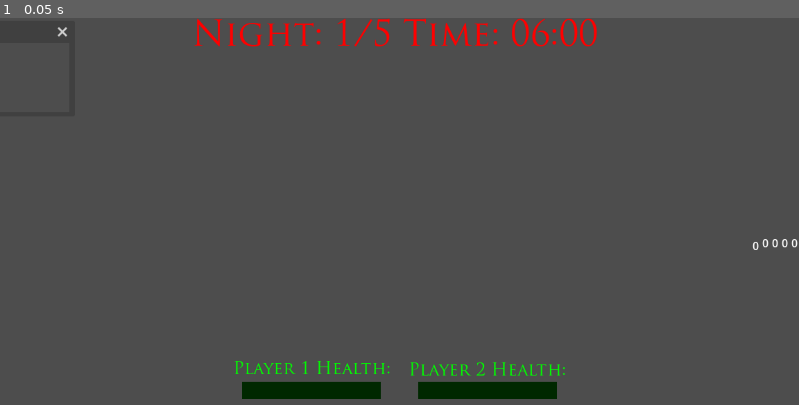
Above: before the commit, frame 1.
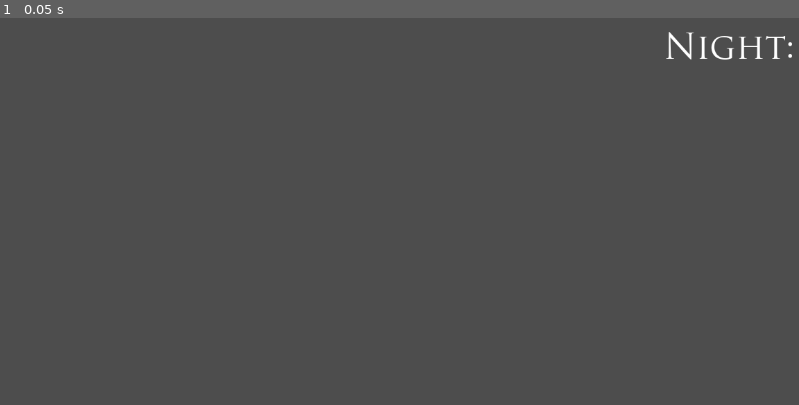
Above: after the commit, the same moment.

Repository: alexisnrlewis/Surviving-the-Darkness
Game: Godot game, scene res://assets/scenes/Game.tscn
The game is run twice, just before and just after one commit, with the same random seed, the same clock (stepped at 60 frames per second) and the same inputs. This scene is started directly instead of the project's main scene.
Inputs:
- Up to frame 1 (0.05 s): no input

The runs differ from the first frame. In frame 1, 3.2% of the frame differs, in the area x 7-100%, y 0-99%.

Commit message:
Add UI elements and game files

Diff:
--- /dev/null
+++ b/TransitionMenu.tscn
@@ -0,0 +1,25 @@
+[gd_scene load_steps=2 format=3 uid="uid://blgf7r0ho3jqs"]
+
+[ext_resource type="FontFile" uid="uid://bqeasmhefa2v6" path="res://assets/fonts/Trajan Pro Regular.ttf" id="1_clgsr"]
+
+[node name="TransitionMenu1" type="Control"]
+layout_mode = 3
+anchors_preset = 0
+
+[node name="ColorRect" type="ColorRect" parent="."]
+layout_mode = 0
+offset_left = -11.0
+offset_top = 11.0
+offset_right = 4262.0
+offset_bottom = 2513.0
+color = Color(0, 0, 0, 1)
+
+[node name="Night2Label" type="Label" parent="."]
+layout_mode = 0
+offset_left = 1828.0
+offset_top = 1084.0
+offset_right = 2272.0
+offset_bottom = 1184.0
+theme_override_fonts/font = ExtResource("1_clgsr")
+theme_override_font_sizes/font_size = 100
+text = "Night 2..."
--- /dev/null
+++ b/assets/scenes/EndingTransitionMenu.tscn
@@ -0,0 +1,27 @@
+[gd_scene load_steps=2 format=3 uid="uid://bkwxk516t5x2k"]
+
+[ext_resource type="FontFile" uid="uid://bqeasmhefa2v6" path="res://assets/fonts/Trajan Pro Regular.ttf" id="1_y7rxo"]
+
+[node name="EndingTransitionMenu" type="Control"]
+layout_mode = 3
+anchors_preset = 15
+anchor_right = 1.0
+anchor_bottom = 1.0
+grow_horizontal = 2
+grow_vertical = 2
+
+[node name="ColorRect" type="ColorRect" parent="."]
+layout_mode = 0
+offset_right = 3016.0
+offset_bottom = 2514.0
+color = Color(0, 0, 0, 1)
+
+[node name="EndLabel" type="Label" parent="."]
+layout_mode = 0
+offset_left = 510.0
+offset_top = 1121.0
+offset_right = 2606.0
+offset_bottom = 1221.0
+theme_override_fonts/font = ExtResource("1_y7rxo")
+theme_override_font_sizes/font_size = 100
+text = "Congrats, you survived all 5 nights!"
--- /dev/null
+++ b/assets/scenes/EnemyHealthBar.gd
@@ -0,0 +1,12 @@
+extends ProgressBar
+
+func _ready():
+	max_value = get_parent().max_health
+	value = get_parent().current_health
+
+func update_health(current, maximum):
+	max_value = maximum
+	value = current
+
+	# Hide when full health
+	visible = current < maximum
--- /dev/null
+++ b/assets/scenes/EnemyHealthBar.tscn
@@ -0,0 +1,31 @@
+[gd_scene load_steps=2 format=3 uid="uid://cqfkgecmj8w1r"]
+
+[ext_resource type="Script" uid="uid://dabynlka8y0an" path="res://assets/scenes/EnemyHealthBar.gd" id="1_x7r07"]
+
+[node name="EnemyHealthBar" type="Control"]
+layout_mode = 3
+anchors_preset = 15
+anchor_right = 1.0
+anchor_bottom = 1.0
+grow_horizontal = 2
+grow_vertical = 2
+script = ExtResource("1_x7r07")
+
+[node name="ProgressBar" type="ProgressBar" parent="."]
+custom_minimum_size = Vector2(50, 8)
+layout_mode = 0
+offset_right = 4.0
+offset_bottom = 27.0
+value = 100.0
+
+[node name="ColorRect" type="ColorRect" parent="ProgressBar"]
+layout_mode = 0
+offset_right = 40.0
+offset_bottom = 40.0
+color = Color(1, 0, 0, 1)
+
+[node name="ColorRect2" type="ColorRect" parent="ProgressBar"]
+layout_mode = 0
+offset_right = 378.0
+offset_bottom = 40.0
+color = Color(0, 1, 0, 1)
--- a/assets/scenes/Game.tscn
+++ b/assets/scenes/Game.tscn
@@ -1,6 +1,7 @@
-[gd_scene load_steps=4 format=3 uid="uid://mfvnvktta6av"]
+[gd_scene load_steps=5 format=3 uid="uid://mfvnvktta6av"]
 
 [ext_resource type="FontFile" uid="uid://bqeasmhefa2v6" path="res://assets/fonts/Trajan Pro Regular.ttf" id="1_7kl0s"]
+[ext_resource type="Texture2D" uid="uid://dywg3j7gx7jfj" path="res://assets/UI/ResourceContainer.png" id="1_ovtps"]
 [ext_resource type="Texture2D" uid="uid://bib8u714k5gfm" path="res://assets/UI/health_bar_under.png" id="2_hkxsf"]
 [ext_resource type="Script" uid="uid://dj8kylaiu1ehp" path="res://scripts/Progress.gd" id="3_1but2"]
 
@@ -22,151 +23,170 @@
 grow_horizontal = 2
 grow_vertical = 2
 
-[node name="TopBar" type="HBoxContainer" parent="MainGameplayUI/HUD"]
-layout_mode = 1
-anchors_preset = -1
-anchor_left = 0.24
-anchor_right = 0.765
-anchor_bottom = 0.143
-offset_left = 1.51999
-offset_right = 0.719971
-offset_bottom = 7.336
-grow_horizontal = 2
+[node name="Player1Items" type="TextureRect" parent="MainGameplayUI/HUD"]
+layout_mode = 2
+offset_left = 2461.0
+offset_top = 1735.0
+offset_right = 3073.0
+offset_bottom = 2143.0
+texture = ExtResource("1_ovtps")
 
-[node name="WaveLabel" type="Label" parent="MainGameplayUI/HUD/TopBar"]
-custom_minimum_size = Vector2(300, 100)
+[node name="CountLabel" type="Label" parent="MainGameplayUI/HUD"]
+custom_minimum_size = Vector2(125, 0)
 layout_mode = 2
-theme_override_colors/font_color = Color(1, 0, 0, 1)
+offset_left = 2600.0
+offset_top = 1952.0
+offset_right = 2725.0
+offset_bottom = 1994.0
+theme_override_colors/font_color = Color(0, 1, 0, 1)
+theme_override_fonts/font = ExtResource("1_7kl0s")
+theme_override_font_sizes/font_size = 40
+text = "0"
+
+[node name="CountLabel2" type="Label" parent="MainGameplayUI/HUD"]
+custom_minimum_size = Vector2(125, 0)
+layout_mode = 2
+offset_left = 2729.0
+offset_top = 1954.0
+offset_right = 2854.0
+offset_bottom = 1994.0
+theme_override_colors/font_color = Color(0, 1, 0, 1)
+theme_override_fonts/font = ExtResource("1_7kl0s")
+theme_override_font_sizes/font_size = 40
+text = "0"
+
+[node name="CountLabel3" type="Label" parent="MainGameplayUI/HUD"]
+custom_minimum_size = Vector2(125, 0)
+layout_mode = 2
+offset_left = 2863.0
+offset_top = 1953.0
+offset_right = 2988.0
+offset_bottom = 1993.0
+theme_override_colors/font_color = Color(0, 1, 0, 1)
+theme_override_fonts/font = ExtResource("1_7kl0s")
+theme_override_font_sizes/font_size = 40
+text = "0"
+
+[node name="CountLabel4" type="Label" parent="MainGameplayUI/HUD"]
+custom_minimum_size = Vector2(125, 0)
+layout_mode = 2
+offset_left = 2992.0
+offset_top = 1952.0
+offset_right = 3117.0
+offset_bottom = 1992.0
+theme_override_colors/font_color = Color(0, 1, 0, 1)
+theme_override_fonts/font = ExtResource("1_7kl0s")
+theme_override_font_sizes/font_size = 40
+text = "0"
+
+[node name="CountLabel5" type="Label" parent="MainGameplayUI/HUD"]
+layout_mode = 0
+offset_left = 461.0
+offset_top = 1974.0
+offset_right = 501.0
+offset_bottom = 2014.0
+theme_override_colors/font_color = Color(0, 1, 0, 1)
+theme_override_fonts/font = ExtResource("1_7kl0s")
+theme_override_font_sizes/font_size = 40
+text = "0"
+
+[node name="CountLabel6" type="Label" parent="MainGameplayUI/HUD"]
+layout_mode = 0
+offset_left = 599.0
+offset_top = 1974.0
+offset_right = 622.0
+offset_bottom = 2014.0
+theme_override_colors/font_color = Color(0, 1, 0, 1)
+theme_override_fonts/font = ExtResource("1_7kl0s")
+theme_override_font_sizes/font_size = 40
+text = "0"
+
+[node name="CountLabel7" type="Label" parent="MainGameplayUI/HUD"]
+layout_mode = 0
+offset_left = 725.0
+offset_top = 1976.0
+offset_right = 748.0
+offset_bottom = 2016.0
+theme_override_colors/font_color = Color(0, 1, 0, 1)
+theme_override_fonts/font = ExtResource("1_7kl0s")
+theme_override_font_sizes/font_size = 40
+text = "0"
+
+[node name="CountLabel8" type="Label" parent="MainGameplayUI/HUD"]
+custom_minimum_size = Vector2(125, 0)
+layout_mode = 2
+offset_left = 847.0
+offset_top = 1976.0
+offset_right = 972.0
+offset_bottom = 2030.0
+theme_override_colors/font_color = Color(0, 1, 0, 1)
+theme_override_fonts/font = ExtResource("1_7kl0s")
+theme_override_font_sizes/font_size = 40
+text = "0"
+
+[node name="Player2Items" type="TextureRect" parent="MainGameplayUI/HUD"]
+layout_mode = 0
+offset_left = 324.0
+offset_top = 1757.0
+offset_right = 936.0
+offset_bottom = 2165.0
+texture = ExtResource("1_ovtps")
+
+[node name="Player1Health" type="Label" parent="MainGameplayUI/HUD"]
+offset_left = 410.0
+offset_top = 2039.0
+offset_right = 864.0
+offset_bottom = 2090.0
+theme_override_colors/font_color = Color(1, 1, 1, 1)
+theme_override_fonts/font = ExtResource("1_7kl0s")
+theme_override_font_sizes/font_size = 50
+text = "Player 1 Health:"
+
+[node name="Player1HealthBar" type="TextureProgressBar" parent="MainGameplayUI/HUD"]
+offset_left = 532.0
+offset_top = 2100.0
+offset_right = 732.0
+offset_bottom = 2125.0
+size_flags_horizontal = 3
+size_flags_stretch_ratio = 1.04
+texture_under = ExtResource("2_hkxsf")
+script = ExtResource("3_1but2")
+
+[node name="Player2Health" type="Label" parent="MainGameplayUI/HUD"]
+offset_left = 2553.0
+offset_top = 2029.0
+offset_right = 3007.0
+offset_bottom = 2080.0
+theme_override_colors/font_color = Color(1, 1, 1, 1)
+theme_override_fonts/font = ExtResource("1_7kl0s")
+theme_override_font_sizes/font_size = 50
+text = "Player 2 Health:"
+
+[node name="Player2HealthBar" type="TextureProgressBar" parent="MainGameplayUI/HUD"]
+offset_left = 2678.0
+offset_top = 2086.0
+offset_right = 2878.0
+offset_bottom = 2111.0
+size_flags_horizontal = 3
+texture_under = ExtResource("2_hkxsf")
+script = ExtResource("3_1but2")
+
+[node name="WaveLabel" type="Label" parent="MainGameplayUI"]
+offset_left = 957.0
+offset_top = 21.0
+offset_right = 1246.0
+offset_bottom = 72.0
+theme_override_colors/font_color = Color(1, 1, 1, 1)
 theme_override_fonts/font = ExtResource("1_7kl0s")
 theme_override_font_sizes/font_size = 50
 text = "Night: 1/5"
 
-[node name="TimeLabel" type="Label" parent="MainGameplayUI/HUD/TopBar"]
-custom_minimum_size = Vector2(300, 100)
-layout_mode = 2
-theme_override_colors/font_color = Color(1, 0, 0, 1)
+[node name="TimeLabel" type="Label" parent="MainGameplayUI"]
+offset_left = 2034.0
+offset_top = 9.0
+offset_right = 2316.0
+offset_bottom = 60.0
+theme_override_colors/font_color = Color(1, 1, 1, 1)
 theme_override_fonts/font = ExtResource("1_7kl0s")
 theme_override_font_sizes/font_size = 50
 text = "Time: 06:00"
-
-[node name="RightPane" type="VBoxContainer" parent="MainGameplayUI/HUD"]
-layout_mode = 1
-anchors_preset = 6
-anchor_left = 1.0
-anchor_top = 0.5
-anchor_right = 1.0
-anchor_bottom = 0.5
-grow_horizontal = 0
-grow_vertical = 2
-
-[node name="InventoryBar" type="HBoxContainer" parent="MainGameplayUI/HUD/RightPane"]
-layout_mode = 2
-
-[node name="ResourceSlot1" type="VBoxContainer" parent="MainGameplayUI/HUD/RightPane/InventoryBar"]
-layout_mode = 2
-
-[node name="Icon" type="TextureRect" parent="MainGameplayUI/HUD/RightPane/InventoryBar/ResourceSlot1"]
-layout_mode = 2
-
-[node name="CountLabel" type="Label" parent="MainGameplayUI/HUD/RightPane/InventoryBar/ResourceSlot1"]
-layout_mode = 2
-text = "0"
-
-[node name="ResourceSlot2" type="VBoxContainer" parent="MainGameplayUI/HUD/RightPane/InventoryBar"]
-layout_mode = 2
-
-[node name="CountLabel" type="Label" parent="MainGameplayUI/HUD/RightPane/InventoryBar/ResourceSlot2"]
-layout_mode = 2
-text = "0"
-
-[node name="Icon" type="TextureRect" parent="MainGameplayUI/HUD/RightPane/InventoryBar/ResourceSlot2"]
-layout_mode = 2
-
-[node name="ResourceSlot3" type="VBoxContainer" parent="MainGameplayUI/HUD/RightPane/InventoryBar"]
-layout_mode = 2
-
-[node name="CountLabel" type="Label" parent="MainGameplayUI/HUD/RightPane/InventoryBar/ResourceSlot3"]
-layout_mode = 2
-text = "0"
-
-[node name="Icon" type="TextureRect" parent="MainGameplayUI/HUD/RightPane/InventoryBar/ResourceSlot3"]
-layout_mode = 2
-
-[node name="ResourceSlot4" type="VBoxContainer" parent="MainGameplayUI/HUD/RightPane/InventoryBar"]
-layout_mode = 2
-
-[node name="CountLabel" type="Label" parent="MainGameplayUI/HUD/RightPane/InventoryBar/ResourceSlot4"]
-layout_mode = 2
-text = "0"
-
-[node name="Icon" type="TextureRect" parent="MainGameplayUI/HUD/RightPane/InventoryBar/ResourceSlot4"]
-layout_mode = 2
-
-[node name="ResourceSlot5" type="VBoxContainer" parent="MainGameplayUI/HUD/RightPane/InventoryBar"]
-layout_mode = 2
-
-[node name="CountLabel" type="Label" parent="MainGameplayUI/HUD/RightPane/InventoryBar/ResourceSlot5"]
-layout_mode = 2
-text = "0"
-
-[node name="Icon" type="TextureRect" parent="MainGameplayUI/HUD/RightPane/InventoryBar/ResourceSlot5"]
-layout_mode = 2
-
-[node name="BottomBar" type="HBoxContainer" parent="MainGameplayUI/HUD"]
-layout_mode = 1
-anchors_preset = 7
-anchor_left = 0.5
-anchor_top = 1.0
-anchor_right = 0.5
-anchor_bottom = 1.0
-offset_left = -226.0
-offset_top = -125.0
-offset_right = 328.0
-grow_horizontal = 2
-grow_vertical = 0
-
-[node name="Player1HealthBar" type="TextureProgressBar" parent="MainGameplayUI/HUD/BottomBar"]
-custom_minimum_size = Vector2(250, 125)
-layout_mode = 2
-texture_under = ExtResource("2_hkxsf")
-script = ExtResource("3_1but2")
-
-[node name="Player1Health" type="Label" parent="MainGameplayUI/HUD/BottomBar/Player1HealthBar"]
-layout_mode = 0
-offset_left = -13.0
-offset_top = -30.0
-offset_right = 214.0
-offset_bottom = -4.0
-theme_override_fonts/font = ExtResource("1_7kl0s")
-theme_override_font_sizes/font_size = 25
-text = "Player 1 Health:"
-
-[node name="Player2HealthBar" type="TextureProgressBar" parent="MainGameplayUI/HUD/BottomBar"]
-custom_minimum_size = Vector2(300, 100)
-layout_mode = 2
-texture_under = ExtResource("2_hkxsf")
-script = ExtResource("3_1but2")
-
-[node name="Player2Health" type="Label" parent="MainGameplayUI/HUD/BottomBar/Player2HealthBar"]
-layout_mode = 0
-offset_left = -14.0
-offset_top = -28.0
-offset_right = 213.0
-offset_bottom = -2.0
-theme_override_fonts/font = ExtResource("1_7kl0s")
-theme_override_font_sizes/font_size = 25
-text = "Player 2 Health:"
-
-[node name="Popups" type="Control" parent="MainGameplayUI"]
-layout_mode = 3
-anchors_preset = 0
-offset_right = 40.0
-offset_bottom = 40.0
-
-[node name="CraftPopup" type="Window" parent="MainGameplayUI/Popups"]
-position = Vector2i(0, 36)
-
-[node name="RespawnLabel" type="Label" parent="MainGameplayUI/Popups"]
-layout_mode = 0
-offset_right = 40.0
-offset_bottom = 23.0
--- a/assets/scenes/MainMenu.tscn
+++ b/assets/scenes/MainMenu.tscn
@@ -1,7 +1,8 @@
-[gd_scene load_steps=8 format=3 uid="uid://dgtot8tktbdia"]
+[gd_scene load_steps=9 format=3 uid="uid://dgtot8tktbdia"]
 
 [ext_resource type="Script" uid="uid://bfhfqf6l3cpjk" path="res://scripts/MainMenu.gd" id="1_c1eu8"]
 [ext_resource type="Texture2D" uid="uid://d0khcenkv8y31" path="res://assets/UI/GameBackgroundImage.png" id="2_t6dbj"]
+[ext_resource type="AudioStream" uid="uid://cvey2og868rnx" path="res://assets/music/halloween-horror-421078.mp3" id="3_c1eu8"]
 [ext_resource type="FontFile" uid="uid://bqeasmhefa2v6" path="res://assets/fonts/Trajan Pro Regular.ttf" id="4_nory3"]
 
 [sub_resource type="StyleBoxFlat" id="StyleBoxFlat_t6dbj"]
@@ -26,6 +27,9 @@
 grow_vertical = 2
 script = ExtResource("1_c1eu8")
 
+[node name="Halloween-horror-421078" type="AudioStreamPlayer" parent="."]
+stream = ExtResource("3_c1eu8")
+
 [node name="MainMenuBackgroundImage" type="TextureRect" parent="."]
 layout_mode = 0
 offset_right = 3522.0
@@ -44,15 +48,14 @@
 
 [node name="GameOptions" type="VBoxContainer" parent="."]
 layout_mode = 0
-offset_left = 1249.0
+offset_left = 1282.0
 offset_top = 1165.0
-offset_right = 2151.0
+offset_right = 2145.0
 offset_bottom = 1581.0
 
 [node name="PlayButton" type="Button" parent="GameOptions"]
 layout_mode = 2
 theme_override_colors/font_color = Color(1, 0, 0, 1)
-theme_override_colors/font_pressed_color = Color(1, 0, 0, 1)
 theme_override_fonts/font = ExtResource("4_nory3")
 theme_override_font_sizes/font_size = 100
 theme_override_styles/normal = SubResource("StyleBoxFlat_t6dbj")
@@ -60,7 +63,8 @@
 
 [node name="SettingsButton" type="Button" parent="GameOptions"]
 layout_mode = 2
-theme_override_colors/font_pressed_color = Color(1, 1, 1, 1)
+theme_override_colors/font_color = Color(1, 0, 0, 1)
+theme_override_colors/font_pressed_color = Color(0, 0, 0, 1)
 theme_override_fonts/font = ExtResource("4_nory3")
 theme_override_font_sizes/font_size = 100
 theme_override_styles/normal = SubResource("StyleBoxFlat_u804d")
@@ -68,7 +72,8 @@
 
 [node name="CreditsButton" type="Button" parent="GameOptions"]
 layout_mode = 2
-theme_override_colors/font_pressed_color = Color(1, 1, 1, 1)
+theme_override_colors/font_color = Color(1, 0, 0, 1)
+theme_override_colors/font_pressed_color = Color(0, 0, 0, 1)
 theme_override_fonts/font = ExtResource("4_nory3")
 theme_override_font_sizes/font_size = 100
 theme_override_styles/normal = SubResource("StyleBoxFlat_c1eu8")
@@ -77,7 +82,6 @@
 [node name="QuitButton" type="Button" parent="GameOptions"]
 layout_mode = 2
 theme_override_colors/font_color = Color(1, 0, 0, 1)
-theme_override_colors/font_pressed_color = Color(1, 0, 0, 1)
 theme_override_fonts/font = ExtResource("4_nory3")
 theme_override_font_sizes/font_size = 100
 theme_override_styles/normal = SubResource("StyleBoxFlat_1l0v7")
--- /dev/null
+++ b/assets/scenes/TransitionMenu.tscn
@@ -0,0 +1,25 @@
+[gd_scene load_steps=2 format=3 uid="uid://bseeqrqfkn8ek"]
+
+[ext_resource type="FontFile" uid="uid://bqeasmhefa2v6" path="res://assets/fonts/Trajan Pro Regular.ttf" id="1_3v4ol"]
+
+[node name="TransitionMenu1" type="Control"]
+layout_mode = 3
+anchors_preset = 0
+
+[node name="ColorRect" type="ColorRect" parent="."]
+layout_mode = 0
+offset_left = -11.0
+offset_top = 11.0
+offset_right = 3508.0
+offset_bottom = 2513.0
+color = Color(0, 0, 0, 1)
+
+[node name="Night2Label" type="Label" parent="."]
+layout_mode = 0
+offset_left = 1506.0
+offset_top = 1077.0
+offset_right = 2025.0
+offset_bottom = 1177.0
+theme_override_fonts/font = ExtResource("1_3v4ol")
+theme_override_font_sizes/font_size = 100
+text = "Night 2..."
--- /dev/null
+++ b/assets/scenes/TransitionMenu2.tscn
@@ -0,0 +1,27 @@
+[gd_scene load_steps=2 format=3 uid="uid://c4a404tpjshsg"]
+
+[ext_resource type="FontFile" uid="uid://bqeasmhefa2v6" path="res://assets/fonts/Trajan Pro Regular.ttf" id="1_q8m4y"]
+
+[node name="TransitionMenu2" type="Control"]
+layout_mode = 3
+anchors_preset = 15
+anchor_right = 1.0
+anchor_bottom = 1.0
+grow_horizontal = 2
+grow_vertical = 2
+
+[node name="ColorRect" type="ColorRect" parent="."]
+layout_mode = 0
+offset_right = 2998.0
+offset_bottom = 2510.0
+color = Color(0, 0, 0, 1)
+
+[node name="Night2Label" type="Label" parent="."]
+layout_mode = 0
+offset_left = 1254.0
+offset_top = 1106.0
+offset_right = 1773.0
+offset_bottom = 1206.0
+theme_override_fonts/font = ExtResource("1_q8m4y")
+theme_override_font_sizes/font_size = 100
+text = "Night 3..."
--- /dev/null
+++ b/assets/scenes/TransitionMenu3.tscn
@@ -0,0 +1,27 @@
+[gd_scene load_steps=2 format=3 uid="uid://dhwa672xoa88e"]
+
+[ext_resource type="FontFile" uid="uid://bqeasmhefa2v6" path="res://assets/fonts/Trajan Pro Regular.ttf" id="1_nprao"]
+
+[node name="TransitionMenu3" type="Control"]
+layout_mode = 3
+anchors_preset = 15
+anchor_right = 1.0
+anchor_bottom = 1.0
+grow_horizontal = 2
+grow_vertical = 2
+
+[node name="ColorRect" type="ColorRect" parent="."]
+layout_mode = 0
+offset_right = 3015.0
+offset_bottom = 2499.0
+color = Color(0, 0, 0, 1)
+
+[node name="Night3Label" type="Label" parent="."]
+layout_mode = 0
+offset_left = 1259.0
+offset_top = 1170.0
+offset_right = 1778.0
+offset_bottom = 1270.0
+theme_override_fonts/font = ExtResource("1_nprao")
+theme_override_font_sizes/font_size = 100
+text = "Night 4..."
--- a/scripts/Progress.gd
+++ b/scripts/Progress.gd
@@ -3,8 +3,9 @@
 @export var max_health: int = 100
 var current_health: int = 100
 
-func _ready():
-	update_health_bar()
+# Optional: for showing a label on top
+@onready var health_label = $HealthLabel   # Make sure you have a child Label named "HealthLabel"
+
 
 func set_health(value: int):
 	current_health = clamp(value, 0, max_health)
@@ -12,13 +13,17 @@
 
 func update_health_bar():
 	value = current_health
-
 	var health_percent = float(current_health) / float(max_health)
 
-	# Dynamically change color: green → yellow → red
+	# Update the health label text if you have one
+	if health_label:
+		health_label.text = str(current_health, " / ", max_health)
+
+	# Dynamically change bar color: green → yellow → red
+	var color: Color
 	if health_percent > 0.66:
-		modulate = Color(0, 1, 0)    # green
+		color = Color(0, 1, 0)    # green
 	elif health_percent > 0.33:
-		modulate = Color(1, 1, 0)    # yellow
+		color = Color(1, 1, 0)    # yellow
 	else:
-		modulate = Color(1, 0, 0)    # red
+		color = Color(1, 0, 0)    # red
Binary file added: assets/UI/ResourceContainer.png
Not shown, added: assets/UI/ResourceContainer.png.import
Not shown, added: assets/music/halloween-horror-421078.mp3.import
Not shown, added: assets/scenes/EnemyHealthBar.gd.uid
Not shown, added: assets/music/halloween-horror-421078.mp3
